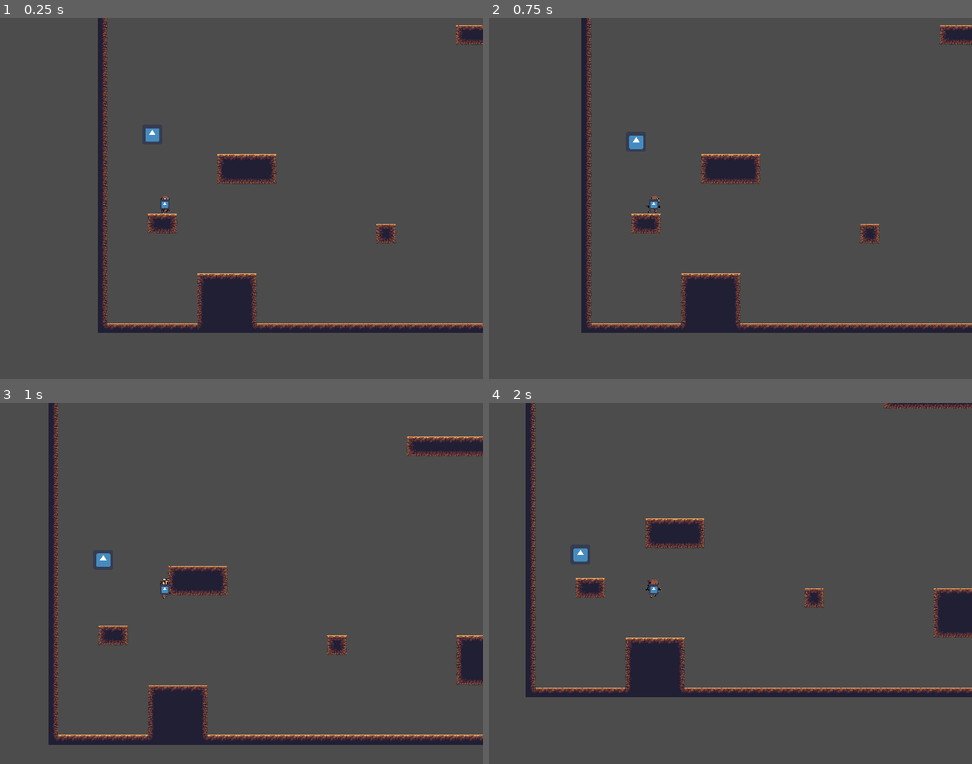
Above: before the commit, frames 1-4 (two rows, left to right).
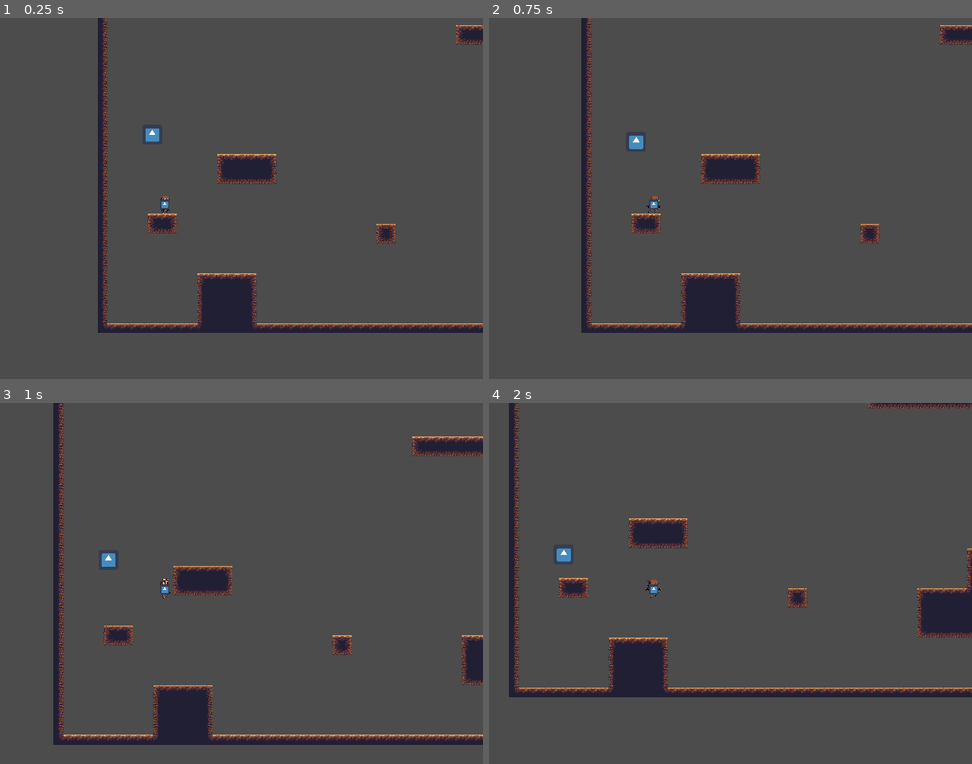
Above: after the commit, the same moments.

Repository: DallenBurwell/GrappleRacer
Game: Godot game, scene res://TestScenes/Main.tscn
Two runs of this game, one before a commit and one after it. Both use one fixed random seed, a clock stepped at 60 frames per second and the inputs below. The engine's default icon, where the game draws it, is replaced by a stand-in: a white triangle on a blue panel in a dark square.
Inputs (mouse positions are in pixels of both pictures, inside the frame that each line leads up to):
- Up to frame 1 (0.25 s): no input
- Up to frame 2 (0.75 s): tap Enter at 0.5 s; move the mouse to (793, 184) at 0.52 s; hold D (ui_right) from 0.53 s (still down); click (793, 184) at 0.6 s
- Up to frame 3 (1 s): keep holding D (ui_right); tap Space (jump) at 0.77 s
- Up to frame 4 (2 s): keep holding D (ui_right); move the mouse to (527, 608) at 1.27 s; click (527, 608) at 1.35 s; tap Space (jump) at 1.52 s

Frames 1-2 are identical in both runs. In frame 3, 5.7% of the frame differs, in the area x 10-100%, y 0-95%; in frame 4, 8.3%, in the area x 4-100%, y 0-82%.
Error in both runs: Trying to assign value of type 'Node2D' to a variable of type 'RayCast2D'. (res://Scenes/Player/Player.gd:28)

Commit message:
Physics and particle test

Diff:
--- a/Scenes/GrapplingHook/GrapplingHook.tscn
+++ b/Scenes/GrapplingHook/GrapplingHook.tscn
@@ -10,7 +10,6 @@
 [node name="Line" type="Line2D" parent="."]
 width = 5.0
 default_color = Color( 0.145098, 0.780392, 1, 1 )
-texture_mode = 0
 
 [node name="Direction" type="RayCast2D" parent="."]
 enabled = true
--- a/Scenes/Player/Player.gd
+++ b/Scenes/Player/Player.gd
@@ -101,6 +101,7 @@
 					change_state_to("IDLE")
 				else:
 					change_state_to("RUNNING")
+
 	vel = move_and_slide(vel, FLOOR_NORMAL)
 
 func move():
@@ -109,10 +110,10 @@
 	if not is_on_floor() and state != STATES.JUMPING:
 		change_state_to("JUMPING")
 
-	if Input.is_action_pressed("ui_left"):
-		accel.x -= RUN_ACCEL if is_on_floor() else AIR_ACCEL
-	if Input.is_action_pressed("ui_right"):
-		accel.x += RUN_ACCEL if is_on_floor() else AIR_ACCEL
+	if Input.is_action_pressed("ui_left") and vel.x > -MAX_RUN_SPEED:
+		accel.x -= RUN_ACCEL
+	if Input.is_action_pressed("ui_right") and vel.x < MAX_RUN_SPEED:
+		accel.x += RUN_ACCEL
 
 	if is_on_floor():
 		apply_friction()
@@ -128,11 +129,7 @@
 	vel += accel
 
 func apply_friction():
-#	print("accel.x == 0\t", accel.x == 0)
-#	print("abs(vel.x) > 1\t", abs(vel.x) > 1)
-	print(accel.x)
 	if accel.x == 0 and abs(vel.x) > 1:
-		print("slowing")
 		accel.x = -FRICTION * vel.x
 
 #func is_on_floor() -> bool:
--- a/Scenes/Player/Player.tscn
+++ b/Scenes/Player/Player.tscn
@@ -13,6 +13,7 @@
 [ext_resource path="res://Assets/Player/Jump3.png" type="Texture" id=11]
 [ext_resource path="res://Assets/Player/Jump4.png" type="Texture" id=12]
 [ext_resource path="res://Scenes/GrapplingHook/GrapplingHook.tscn" type="PackedScene" id=13]
+[ext_resource path="res://icon.png" type="Texture" id=14]
 
 [sub_resource type="SpriteFrames" id=1]
 animations = [ {
@@ -39,6 +40,22 @@
 
 [sub_resource type="CapsuleShape2D" id=2]
 height = 40.0
+
+[sub_resource type="Curve" id=3]
+min_value = -1.0
+_data = [ Vector2( 0.0215029, -0.897066 ), 0.0, 0.0270425, 0, 0, Vector2( 1, 1 ), 0.0, 0.0, 0, 0 ]
+
+[sub_resource type="CurveTexture" id=4]
+curve = SubResource( 3 )
+
+[sub_resource type="ParticlesMaterial" id=5]
+flag_disable_z = true
+gravity = Vector3( 0, 10, 0 )
+orbit_velocity = 0.0
+orbit_velocity_random = 0.17
+scale = 0.1
+hue_variation_random = 0.98
+hue_variation_curve = SubResource( 4 )
 
 [node name="Player" type="KinematicBody2D"]
 script = ExtResource( 1 )
@@ -104,5 +121,13 @@
 
 [node name="Hook" parent="." instance=ExtResource( 13 )]
 
+[node name="Particles2D" type="Particles2D" parent="."]
+emitting = false
+amount = 10
+randomness = 0.23
+local_coords = false
+process_material = SubResource( 5 )
+texture = ExtResource( 14 )
+
 [connection signal="hooked" from="Hook" to="." method="_on_Hook_hooked"]
 [connection signal="unhooked" from="Hook" to="." method="_on_Hook_unhooked"]
Not shown: 1 places in Scenes/Player/Player.tscn that only renumber resources
